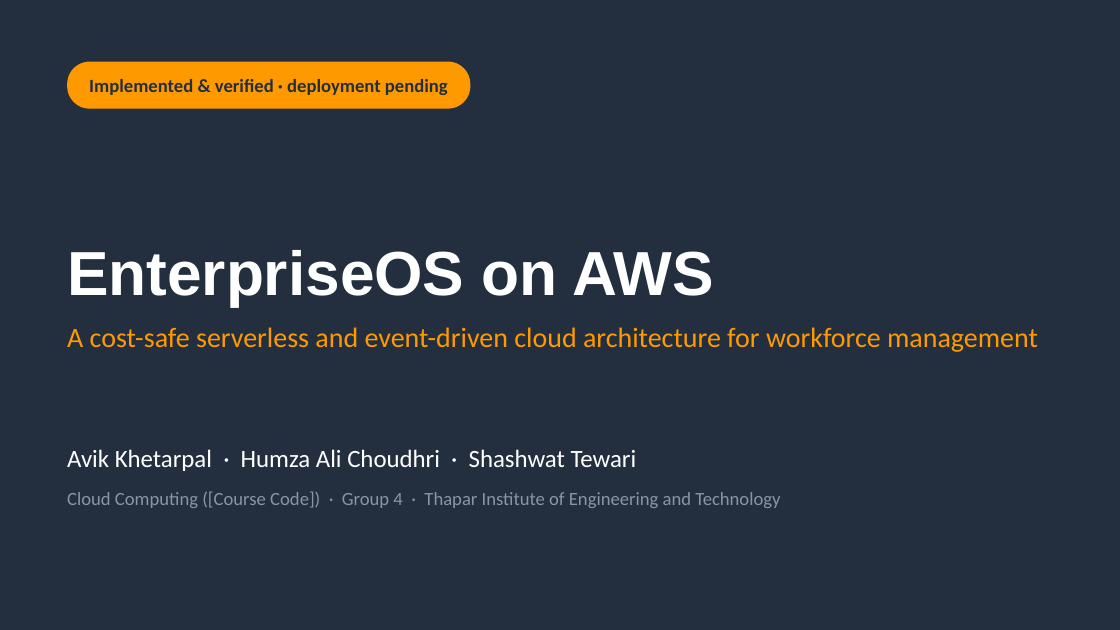
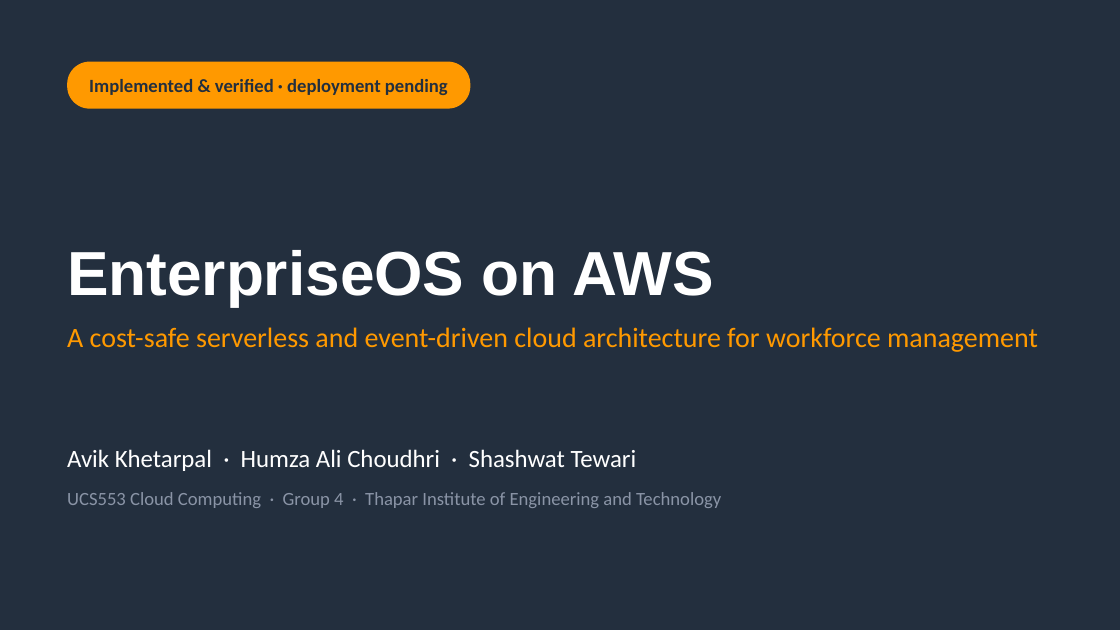
Before and after one commit to Ak7950/EnterpriseOS-AWS-Cloud, a slide deck: slide 1 of presentation/EnterpriseOS-AWS-Presentation.pptx. Drawn at 1120x630 pixels with LibreOffice and Linux fonts; fonts in the diff are those of the drawing. Boxes give left, top, right and bottom in pixels: in the first picture for what was removed or moved away, otherwise in the second. Text is boxed around its words. In the diff, an @@ line names an element or a change of style, - is before the commit and + after.

```diff
--- a/presentation/EnterpriseOS-AWS-Presentation.pptx
+++ b/presentation/EnterpriseOS-AWS-Presentation.pptx
@@ text at (67,492,721,508): text changed @@
-Cloud Computing ([Course Code]) · Group 4 · Thapar Institute of Engineering and Technology
+UCS553 Cloud Computing · Group 4 · Thapar Institute of Engineering and Technology
```
Also in this commit, not shown: 5 other files.
